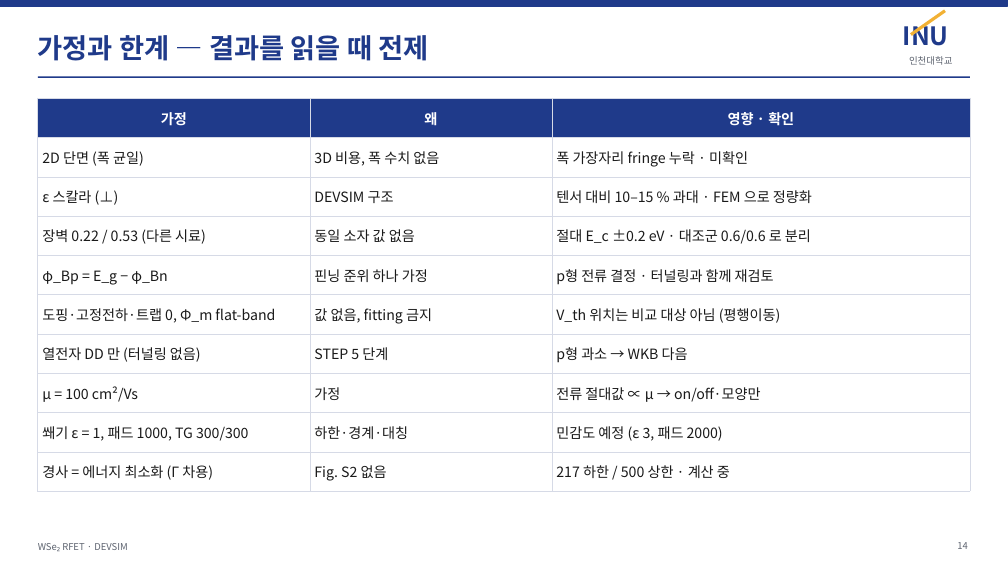
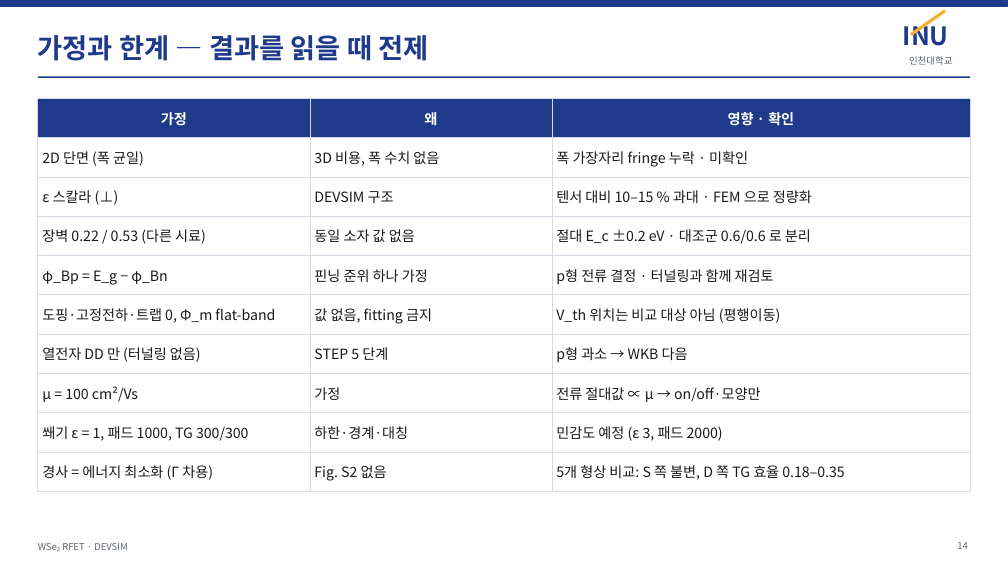
Before and after one commit to jiseonyang-9070/rfet, a slide deck: slide 14 of slides/RFET_progress_INU.pptx. Drawn at 1008x567 pixels with LibreOffice and Linux fonts; fonts in the diff are those of the drawing. Boxes give left, top, right and bottom in pixels: in the first picture for what was removed or moved away, otherwise in the second. Text is boxed around its words. In the diff, an @@ line names an element or a change of style, - is before the commit and + after.

```diff
--- a/slides/RFET_progress_INU.pptx
+++ b/slides/RFET_progress_INU.pptx
@@ table at [38,98,970,485] @@
-row 10, column 3: 217 하한 / 500 상한 · 계산 중
+row 10, column 3: 5개 형상 비교: S 쪽 불변, D 쪽 TG 효율 0.18–0.35
```
Also in this commit, not shown: 6 other slides changed, 11 other files.
